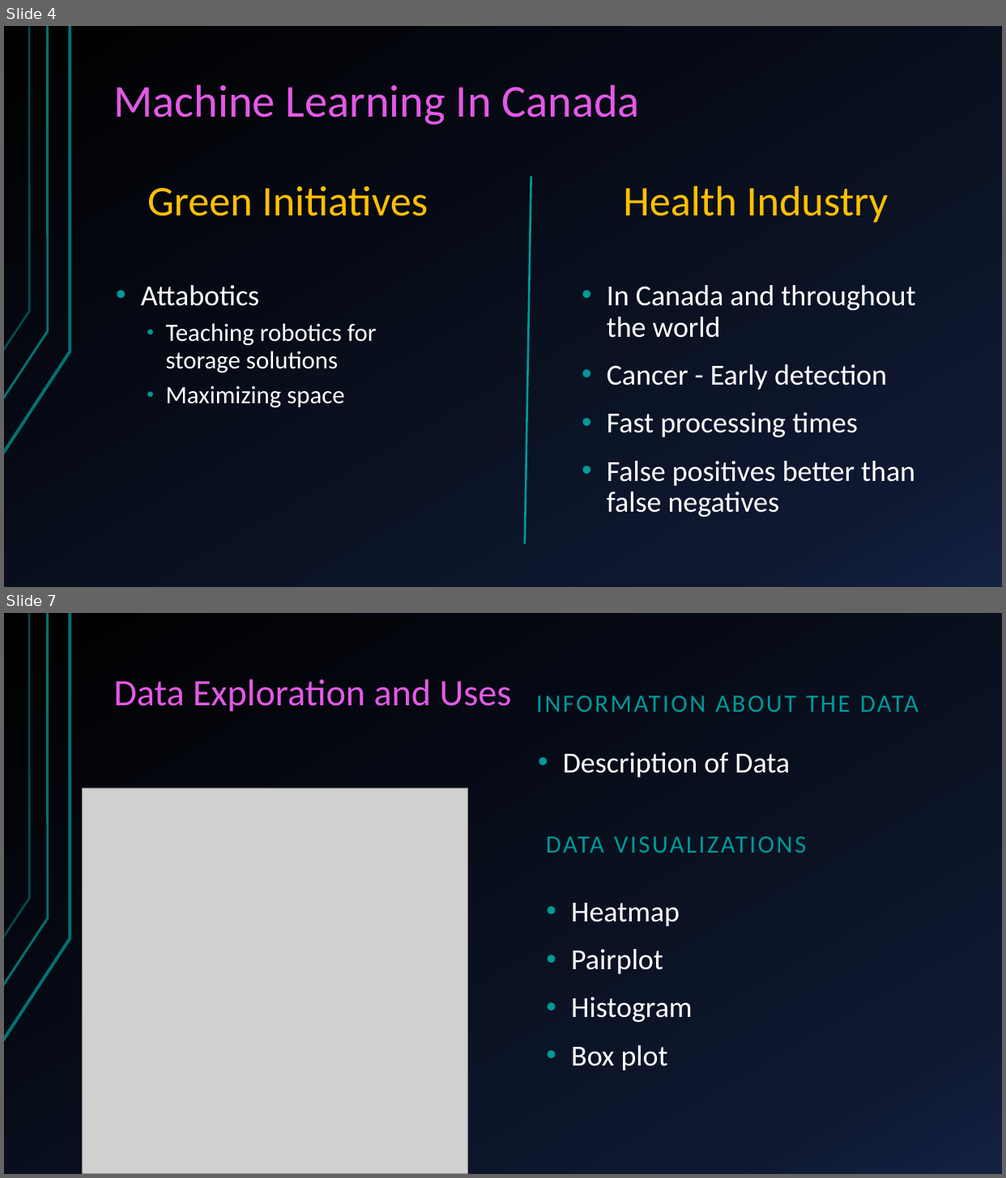
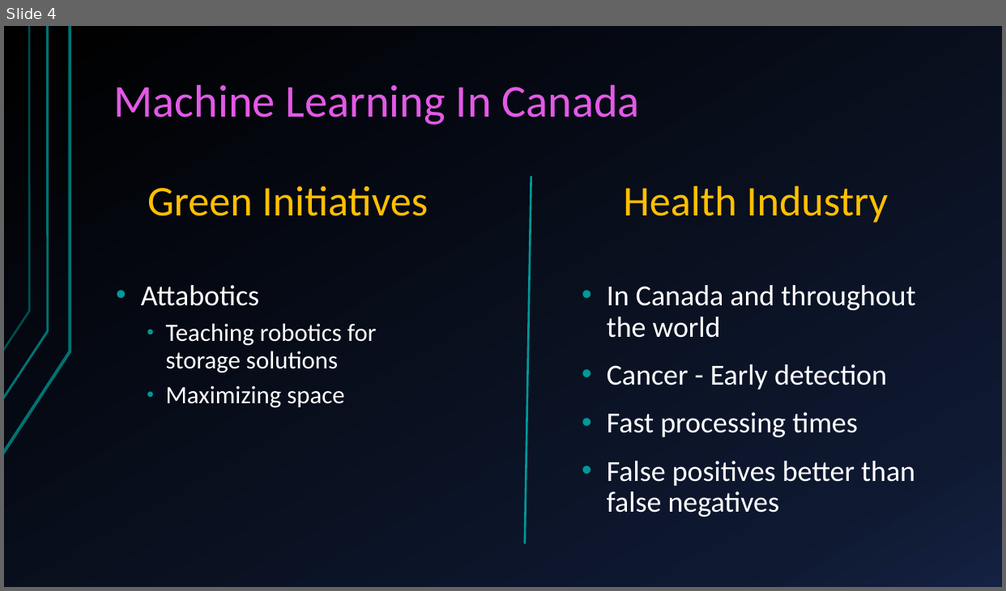
Before and after one commit to Mivenya/lt_presentation, a slide deck: lt_presentation/MWLightning.pptx. Shown one above the other, each under a label of ours: slides 4 and 7 before the commit, slide 4 after it; the slides between them are not shown. The pictures are 1006x1178 and 1006x591 pixels, drawn with LibreOffice and Linux fonts; fonts in the diff are those of the drawing; grey boxes stand for pictures. Boxes give left, top, right and bottom in pixels: in the first picture for what was removed or moved away, otherwise in the second. Text is boxed around its words. In the diff, an @@ line names an element or a change of style, - is before the commit and + after.

```diff
--- a/lt_presentation/MWLightning.pptx
+++ b/lt_presentation/MWLightning.pptx
@@ slide 7 removed at (4,613,1002,1174), background gradient #000000 to #0F1931 to #142242; not listed: 3 template elements that a slide beside it also shows @@
@@ title removed at (114,679,512,712) @@
-Data Exploration and Uses
@@ text removed at (536,696,918,712) @@
-INFORMATION ABOUT THE DATA
@@ text removed at (563,752,790,777) @@
-• Description of Data
@@ picture removed at (82,788,468,1174) @@
@@ text removed at (546,837,806,853) @@
-DATA VISUALIZATIONS
@@ text removed at (571,903,692,1071) @@
-• Heatmap
-• Pairplot
-• Histogram
-• Box plot
```
Also in this commit, not shown: 1 slide changed, 3 slides added, 8 other slides removed.
